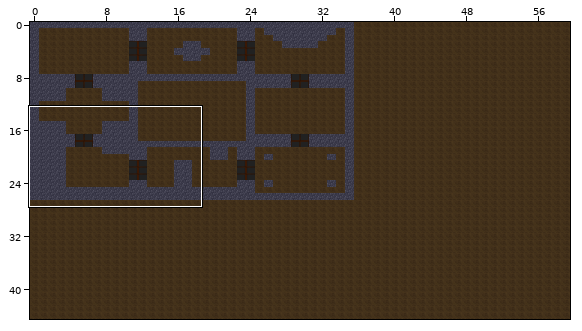
Tiled map: miJuego/Resources/piso.tmx. Above, an overview of the earlier version with the close-up marked.
Close-up. Before the commit:
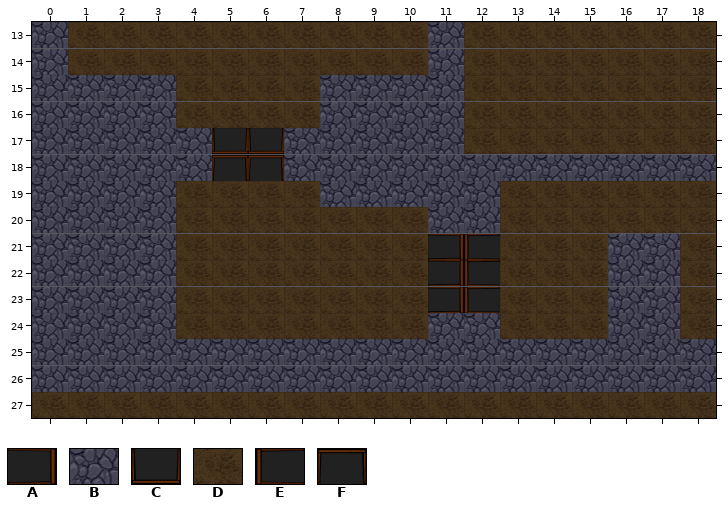
Cells are 109x80 px. Shown: x 0..18, y 13..27. The commit also changed other parts of the map, which this record leaves out.
Key: from "tileset": A 0, B 1, C 2, D 3, E 4, F 5.
_ is an empty cell.
Layer "piso" before, first column x 0:
13 BDDDDDDDDDDBDDDDDDD
14 BDDDDDDDDDDBDDDDDDD
15 BBBBDDDDBBBBDDDDDDD
16 BBBBDDDDBBBBDDDDDDD
17 BBBBBCCBBBBBDDDDDDD
18 BBBBBFFBBBBBBBBBBBB
19 BBBBDDDDBBBBBDDDDDD
20 BBBBDDDDDDDBBDDDDDD
21 BBBBDDDDDDDAEDDDBBD
22 BBBBDDDDDDDAEDDDBBD
23 BBBBDDDDDDDAEDDDBBD
24 BBBBDDDDDDDBBDDDBBD
25 BBBBBBBBBBBBBBBBBBB
26 BBBBBBBBBBBBBBBBBBB
27 DDDDDDDDDDDDDDDDDDD
And afterwards:
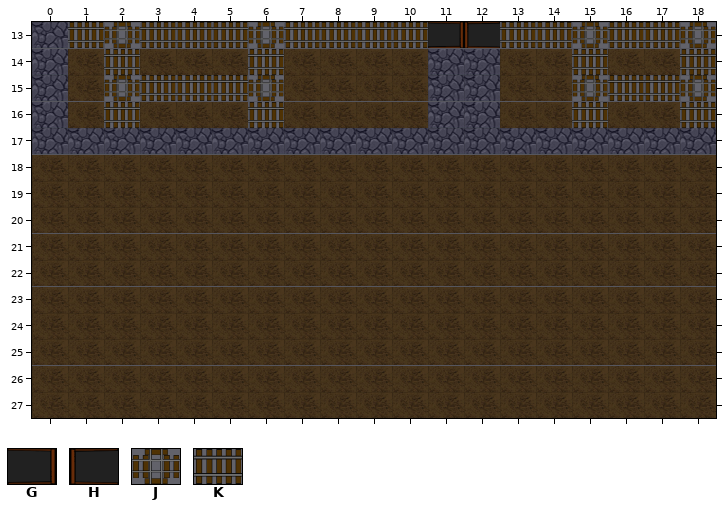
Further tiles: from "tileset4": G 0 "puertaTile3", H 4 "puertaTile4", J 6 "cruce", K 7 "railes".
Edits made:
{"where": "layer \"piso\""}
{"y":13,"x":1,"old":"DDDDDDDDDDBDDDDDDD","new":"KJKKKJKKKKGHKKJKKJ"}
{"y":14,"x":2,"old":"D","new":"K"}
{"y":14,"x":6,"old":"D","new":"K"}
{"y":14,"x":12,"old":"D","new":"B"}
{"y":14,"x":15,"old":"D","new":"K"}
{"y":14,"x":18,"old":"D","new":"K"}
{"y":15,"x":1,"old":"BBBDDD","new":"DJKKKJ"}
{"y":15,"x":8,"old":"BBB","new":"DDD"}
{"y":15,"x":12,"old":"D","new":"B"}
{"y":15,"x":15,"old":"DDDD","new":"JKKJ"}
{"y":16,"x":1,"old":"BBB","new":"DKD"}
{"y":16,"x":6,"old":"D","new":"K"}
{"y":16,"x":8,"old":"BBB","new":"DDD"}
{"y":16,"x":12,"old":"D","new":"B"}
{"y":16,"x":15,"old":"D","new":"K"}
{"y":16,"x":18,"old":"D","new":"K"}
{"y":17,"x":5,"old":"CC","new":"BB"}
{"y":17,"x":12,"old":"DDDDDDD","new":"BBBBBBB"}
{"y":18,"x":0,"old":"BBBBBFFBBBBBBBBBBBB","new":"DDDDDDDDDDDDDDDDDDD"}
{"y":19,"x":0,"old":"BBBB","new":"DDDD"}
{"y":19,"x":8,"old":"BBBBB","new":"DDDDD"}
{"y":20,"x":0,"old":"BBBB","new":"DDDD"}
{"y":20,"x":11,"old":"BB","new":"DD"}
{"y":21,"x":0,"old":"BBBB","new":"DDDD"}
{"y":21,"x":11,"old":"AE","new":"DD"}
{"y":21,"x":16,"old":"BB","new":"DD"}
{"y":22,"x":0,"old":"BBBB","new":"DDDD"}
{"y":22,"x":11,"old":"AE","new":"DD"}
{"y":22,"x":16,"old":"BB","new":"DD"}
{"y":23,"x":0,"old":"BBBB","new":"DDDD"}
{"y":23,"x":11,"old":"AE","new":"DD"}
{"y":23,"x":16,"old":"BB","new":"DD"}
{"y":24,"x":0,"old":"BBBB","new":"DDDD"}
{"y":24,"x":11,"old":"BB","new":"DD"}
{"y":24,"x":16,"old":"BB","new":"DD"}
{"y":25,"x":0,"old":"BBBBBBBBBBBBBBBBBBB","new":"DDDDDDDDDDDDDDDDDDD"}
{"y":26,"x":0,"old":"BBBBBBBBBBBBBBBBBBB","new":"DDDDDDDDDDDDDDDDDDD"}
{"label":"changed","picture_box":[32,22,716,392]}
